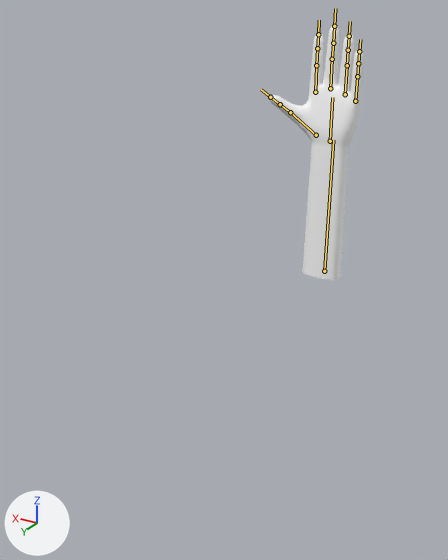
The FBX model Assets/JJJ/Objects/Hand/Hand.fbx as it was, and as the next commit left it.
Both versions are drawn from a 50 mm lens placed at (-5.91, 14.89, 2.17), pointed at (0.83, 3.64, -3.45). Arrows for +X, +Y and +Z are at lower left; the lights stay in place. The bones that bend it are drawn over the model as lines.

Objects in the first picture: 'HandMesh'.
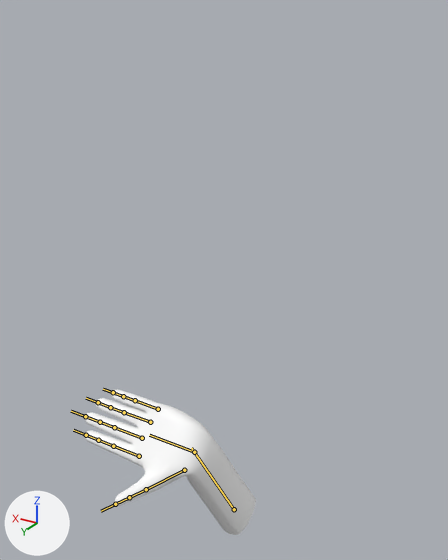
The newer file adds an action. The first version stands in its rest pose; the second is drawn at frame 25 of the action 'HandArmature|OfudaL'.

The edits, one by one:
Bone 'LowerArm' (bone_lowerarm) moves from (0.0, 0.0, 0.0) to (0.17, -4.79, -4.57).
Bone 'LowerArm' (bone_lowerarm) turns from (0, 0, 0) to (-90, 60, -90) degrees about its own x, y and z.
Bone 'Hand' (bone_hand) turns from (0, 0, 0) to (80, 0, -20) degrees about its own x, y and z.
Bone 'LittleProximal' (bone_littleproximal) moves from (0.0, 0.0, 0.0) to (0.02, 0.08, 0.03).
Bone 'IndexProximal' (bone_indexproximal) moves from (0.0, 0.0, 0.0) to (-0.02, 0.0, 0.0).
Bone 'RingProximal' (bone_ringproximal) moves from (0.0, 0.0, 0.0) to (0.02, 0.05, 0.02).

Changed parts and their boxes [x1, y1, x2, y2] in the pictures (448 x 560 px):
'HandMesh', posed (81% wider, 43% shorter)
    before: [269, 25, 363, 280]
    after: [85, 389, 256, 535]
bone 'LowerArm', root to tip
    before: (324, 271) to (333, 140)
    after: (234, 509) to (191, 448)
bone 'Hand', root to tip
    before: (330, 141) to (332, 97)
    after: (194, 452) to (149, 435)
bone 'LittleProximal', root to tip
    before: (355, 101) to (357, 76)
    after: (158, 409) to (135, 400)
bone 'IndexProximal', root to tip
    before: (315, 92) to (316, 65)
    after: (139, 456) to (113, 446)
bone 'RingProximal', root to tip
    before: (345, 94) to (347, 65)
    after: (150, 422) to (124, 412)
